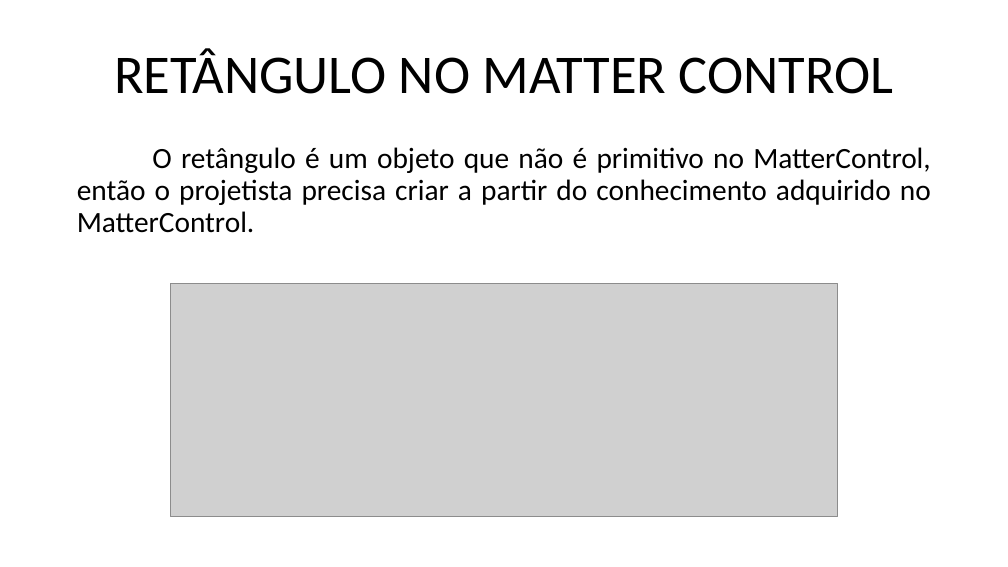
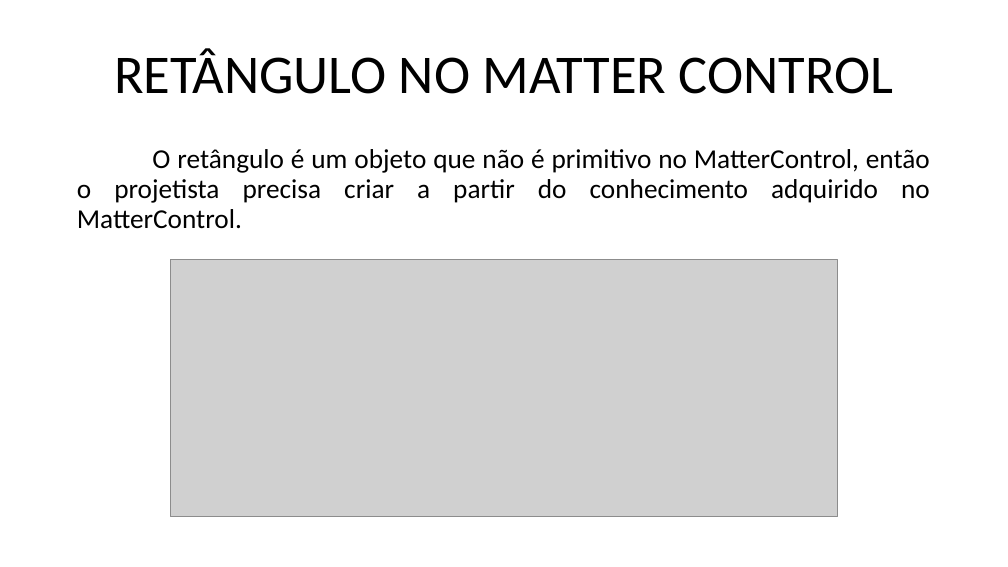
Before and after one commit to marcosdosea/ManualImpessora3D, a slide deck: slide 11 of Curso/Fundamentos de impressão 3D - Objetos.pptx. Drawn at 1008x567 pixels with LibreOffice and Linux fonts; fonts in the diff are those of the drawing; grey boxes stand for pictures. Boxes give left, top, right and bottom in pixels: in the first picture for what was removed or moved away, otherwise in the second. Text is boxed around its words. In the diff, an @@ line names an element or a change of style, - is before the commit and + after.

```diff
--- a/Curso/Fundamentos de impressão 3D - Objetos.pptx
+++ b/Curso/Fundamentos de impressão 3D - Objetos.pptx
@@ text "O retângulo é um objeto ..." at (77,149,930,229): size 28 to 26 pt @@
@@ picture: place and size @@
-picture at (170,284,838,516)
+picture at (170,260,838,517)
```
Also in this commit, not shown: 15 other slides changed, 7 slides added, 6 other files.
